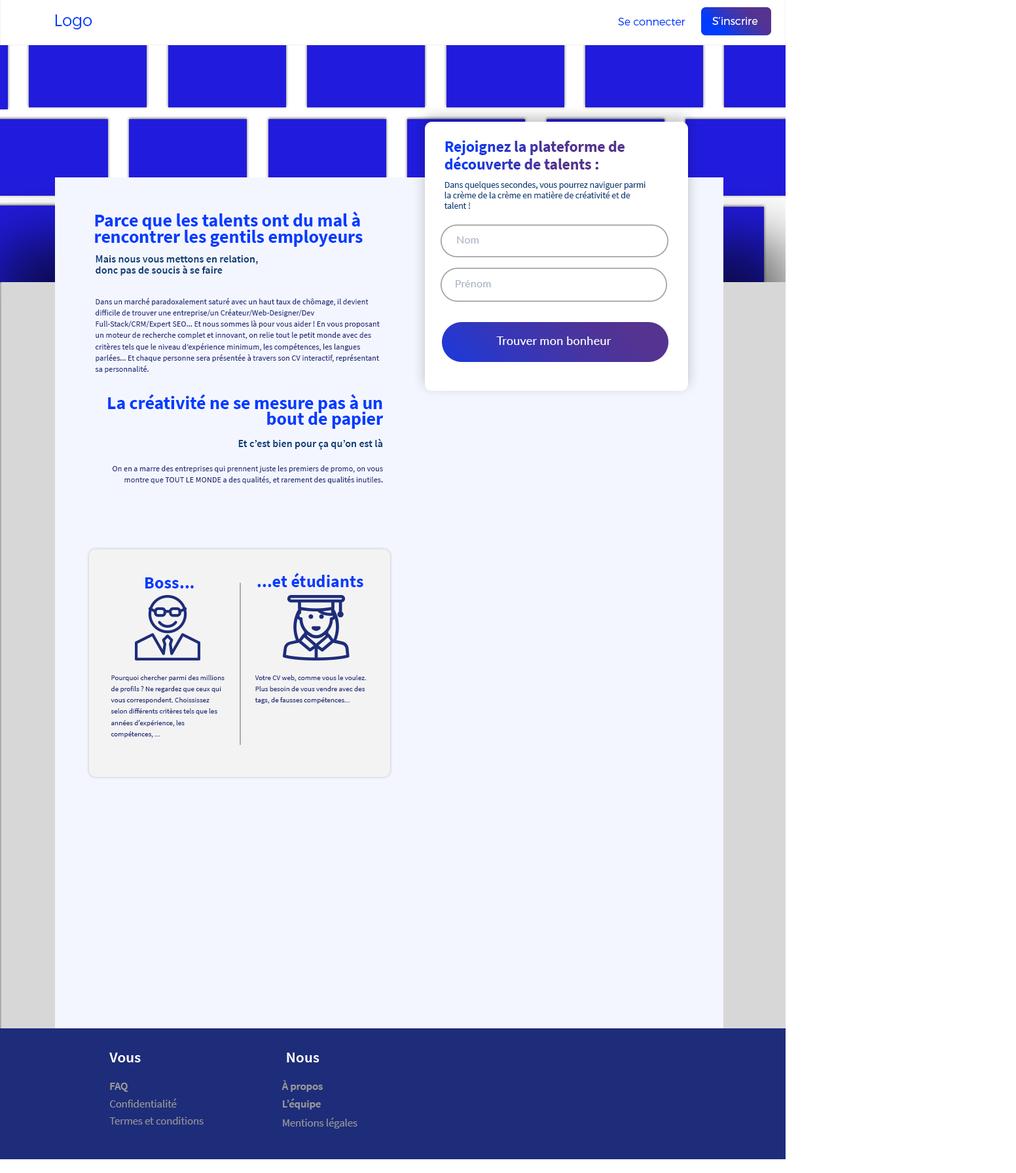
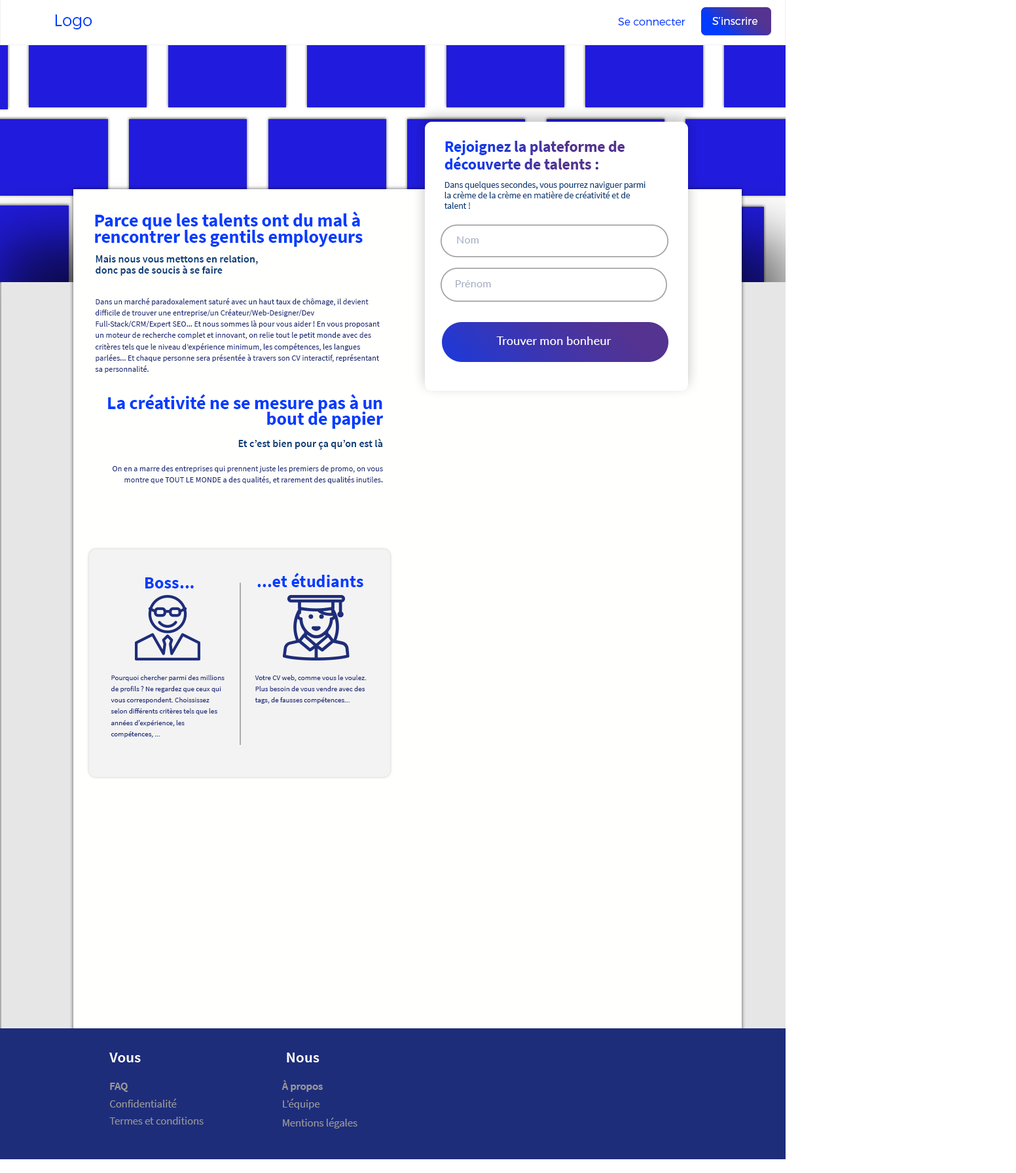
Layer changes from the first (1016, 1173) image to the second:
painted on "L’équipe" over [282, 1098, 321, 1110]
painted on "Rectangle 1" over [54, 177, 742, 1110]
painted on "Rectangle 7" over [1, 282, 786, 1110]
